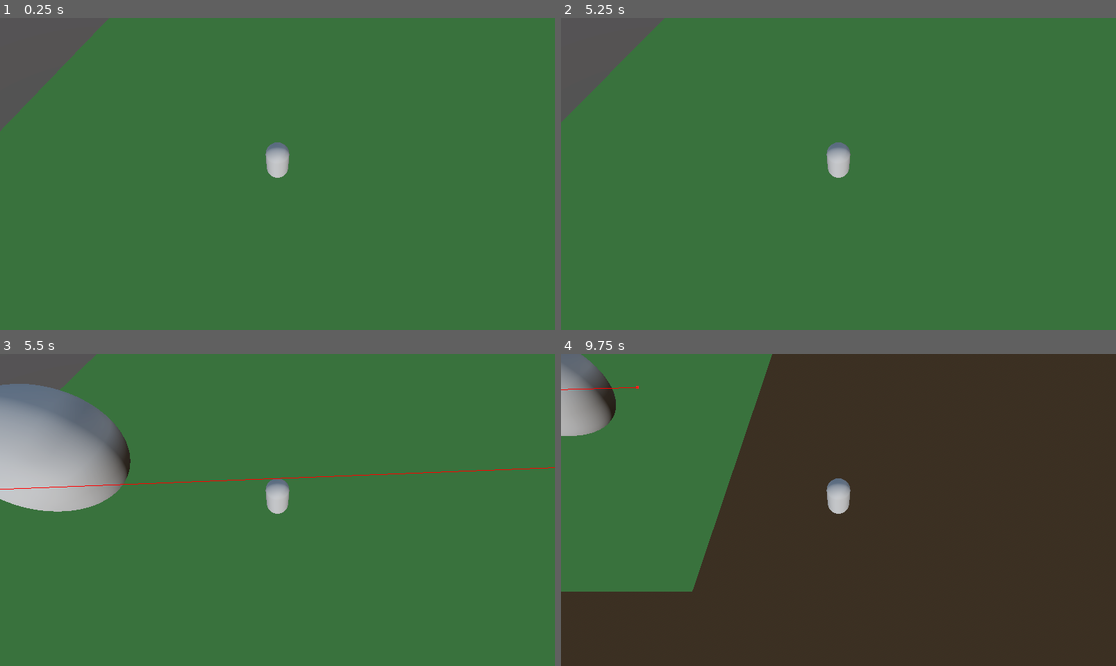
Above: before the commit, frames 1-4 (two rows, left to right).
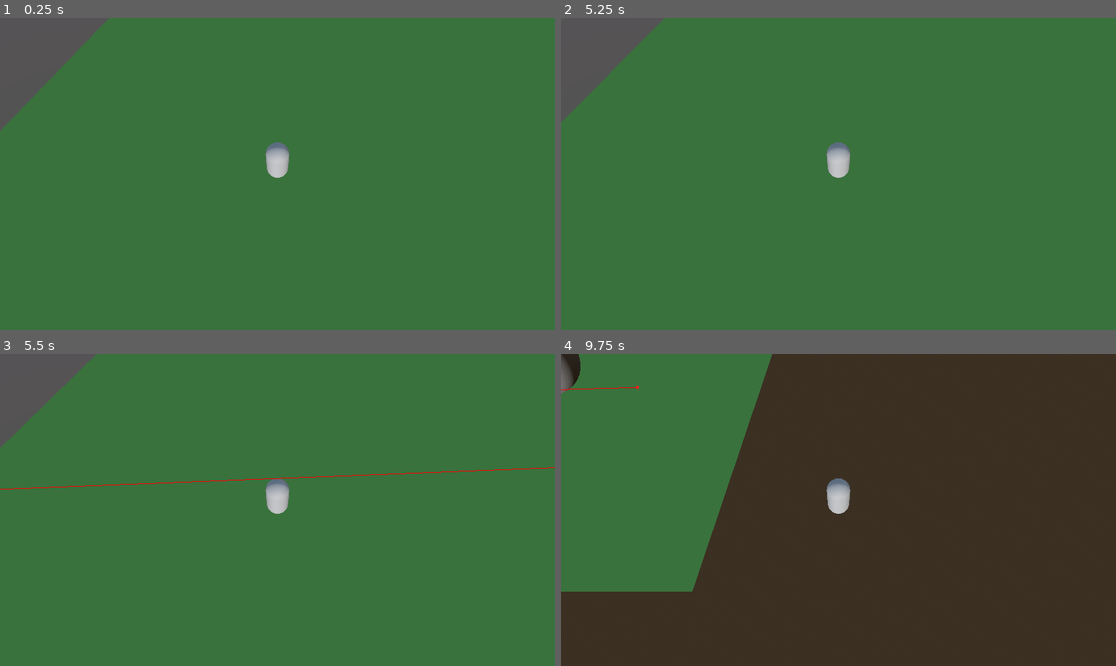
Above: after the commit, the same moments.

Repository: BrownRISDGameDevelopers/mosquito-simulator
Game: Godot game, scene res://scenes/Map.tscn
Same seed, same stepped clock (60 frames per second), same inputs: the game is played once before the commit and once after it.
Inputs:
- Up to frame 1 (0.25 s): no input
- Up to frame 2 (5.25 s): tap Enter (ui_accept) at 0.5, 0.77, 1.52, 2.75, 3.02, 3.5, 3.77, 4.52 s; hold D (right) 0.53-1.28 s; hold S (down) 1.28-2.03 s; hold D (right) 2.03-2.78 s; hold W (up) 2.78-3.53 s; hold A (left) 3.53-5.03 s; hold S (down) from 5.03 s (still down)
- Up to frame 3 (5.5 s): keep holding S (down)
- Up to frame 4 (9.75 s): release S (down) at 5.78 s; hold D (right) 5.78-6.53 s; tap Enter (ui_accept) at 6.02, 6.77, 7.25, 7.52, 8, 8.75, 9.02 s; hold W (up) 6.53-7.28 s; hold D (right) 7.28-8.03 s; hold S (down) 8.03-8.78 s; hold A (left) 8.78-9.53 s; hold W (up) from 9.53 s (still down)

Frames 1-2 are identical in both runs. In frame 3, 7.8% of the frame differs, in the area x 0-24%, y 9-51%; in frame 4, 2.1%.

Commit message:
working on speech bubble

Diff:
--- a/scenes/Map.tscn
+++ b/scenes/Map.tscn
@@ -44,9 +44,7 @@
 
 [sub_resource type="CapsuleShape3D" id="CapsuleShape3D_lajc7"]
 
-[sub_resource type="PlaceholderTexture2D" id="PlaceholderTexture2D_lajc7"]
-
-[sub_resource type="BoxShape3D" id="BoxShape3D_lajc7"]
+[sub_resource type="SphereShape3D" id="SphereShape3D_xkm8s"]
 
 [node name="Map" type="Node3D"]
 
@@ -113,3 +111,10 @@
 
 [node name="NPC" parent="." instance=ExtResource("3_xkm8s")]
 transform = Transform3D(1, 0, 0, 0, 1, 0, 0, 0, 1, -2.1442285, 0.24709839, -1.1712259)
+
+[node name="CollisionShape3D2" type="CollisionShape3D" parent="NPC"]
+shape = SubResource("SphereShape3D_xkm8s")
+
+[node name="CanvasLayer" type="CanvasLayer" parent="."]
+
+[connection signal="body_entered" from="Player/Hitbox" to="Player" method="_on_hitbox_body_entered"]
--- a/scenes/SpeechBubble.tscn
+++ b/scenes/SpeechBubble.tscn
@@ -5,16 +5,14 @@
 [node name="Speech Bubble" type="Control"]
 layout_mode = 3
 anchors_preset = 0
-offset_right = 40.0
-offset_bottom = 40.0
+offset_right = 179.0
+offset_bottom = 167.0
 script = ExtResource("1_2gmo7")
 
 [node name="Panel" type="Panel" parent="."]
 layout_mode = 0
-offset_left = -90.0
-offset_top = -80.0
-offset_right = 89.0
-offset_bottom = 63.0
+offset_right = 200.0
+offset_bottom = 200.0
 
 [node name="Label" type="Label" parent="Panel"]
 layout_mode = 0
--- a/scripts/player.gd
+++ b/scripts/player.gd
@@ -31,17 +31,14 @@
 	move_and_slide()
 
 func _on_hitbox_body_entered(body: Node3D) -> void:
-	if body.name.begins_with("npc"):
+	if body is NPC:
 		print("entered npc")
 		var bubble_scene = preload("res://scenes/SpeechBubble.tscn")
 		var bubble = bubble_scene.instantiate()
 
-		# var camera = $Camera3D
-		# var world_pos = body.global_position + Vector3(0, 2, 0)  # offset above head
-		# var screen_pos = camera.unproject_position(world_pos)
-		# bubble.global_position = screen_pos
+		var camera = get_tree().current_scene.get_node("Camera3D")
+		var world_pos = body.global_position + Vector3(0, 0, 0)  # offset above head
+		var screen_pos = camera.unproject_position(world_pos)
+		bubble.global_position = screen_pos
 
-		bubble.npc = body             # pass the NPC node
-		bubble.camera = $Camera3D     # reference your main camera
-
-		get_tree().current_scene.add_child(bubble)
+		get_tree().current_scene.get_node("CanvasLayer").add_child(bubble)
--- a/scripts/speech_bubble.gd
+++ b/scripts/speech_bubble.gd
@@ -1,16 +1,7 @@
 extends Control
 
-@export var npc: Node3D         # The NPC in the 3D world
-@export var camera: Camera3D    # The camera viewing the 3D scene
-@export var offset: Vector3 = Vector3(0, 2, 0)  # how far above the NPC in 3D
-
-# func _process(delta):
-#     if npc and camera:
-#         # get the NPC position + offset in world space
-#         var world_pos = npc.global_position + offset
-#         # project 3D world position to 2D screen coordinates
-#         var screen_pos = camera.unproject_position(world_pos)
-#         global_position = screen_pos
+func _ready() -> void:
+	print("bubble created")
 
 func _on_button_pressed():
-    queue_free()  # remove the bubble
+	queue_free()  # remove the bubble
Not shown: 1 places in scenes/Map.tscn that only renumber resources
